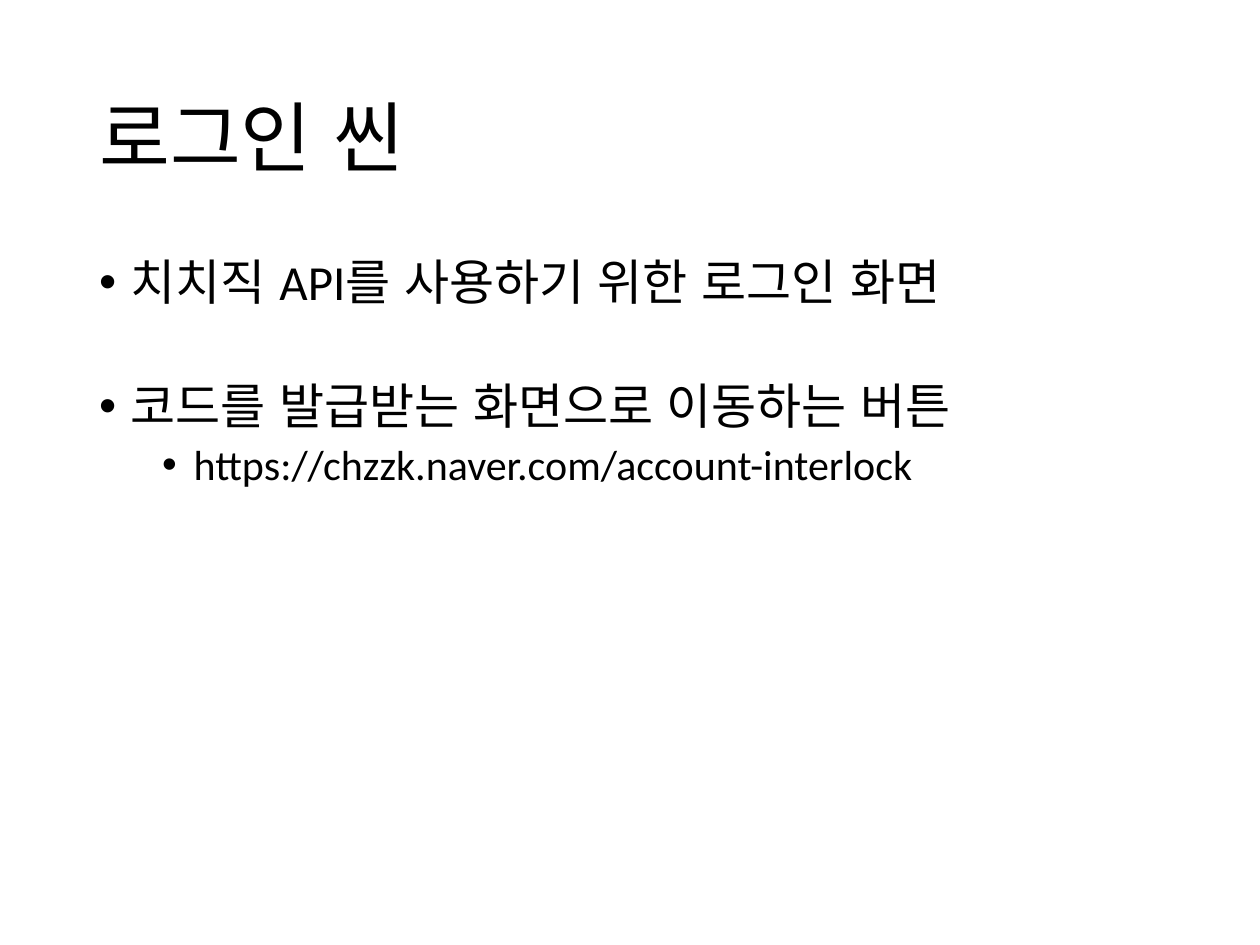
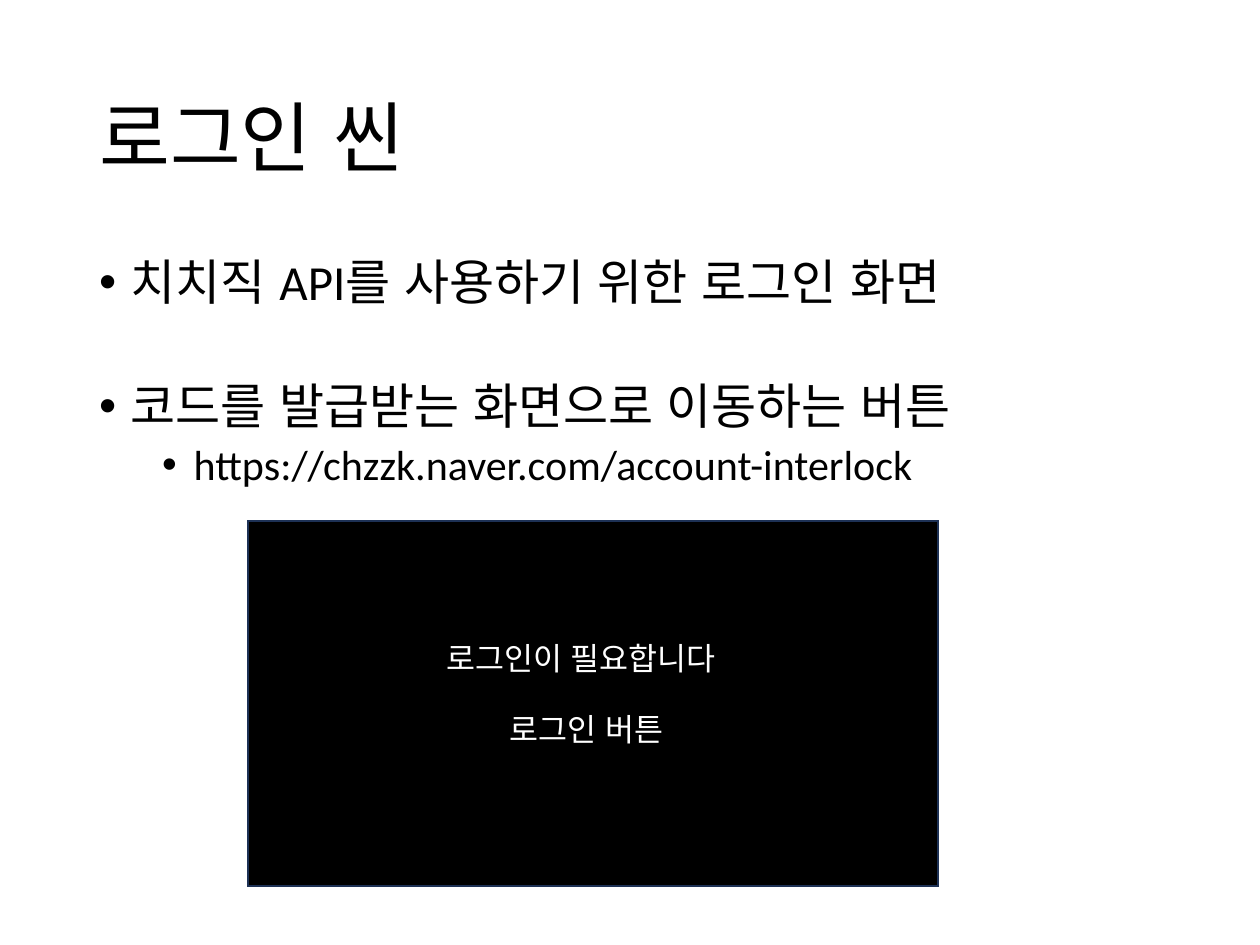
Before and after one commit to ShowSkillsSpark/svsv, a slide deck: slide 4 of 기획.pptx. Drawn at 1260x945 pixels with LibreOffice and Linux fonts; fonts in the diff are those of the drawing. Boxes give left, top, right and bottom in pixels: in the first picture for what was removed or moved away, otherwise in the second. Text is boxed around its words. In the diff, an @@ line names an element or a change of style, - is before the commit and + after.

```diff
--- a/기획.pptx
+++ b/기획.pptx
@@ rectangle added at (248,522,937,887), fill #000000, outline #1E3256 1 pt @@
@@ text added at (446,643,716,673), 18 pt, text #FFFFFF @@
+로그인이 필요합니다
@@ text added at (510,715,664,744), 18 pt, text #FFFFFF @@
+로그인 버튼
```
Also in this commit, not shown: 3 other slides changed, 1 slide removed, 18 other files.
